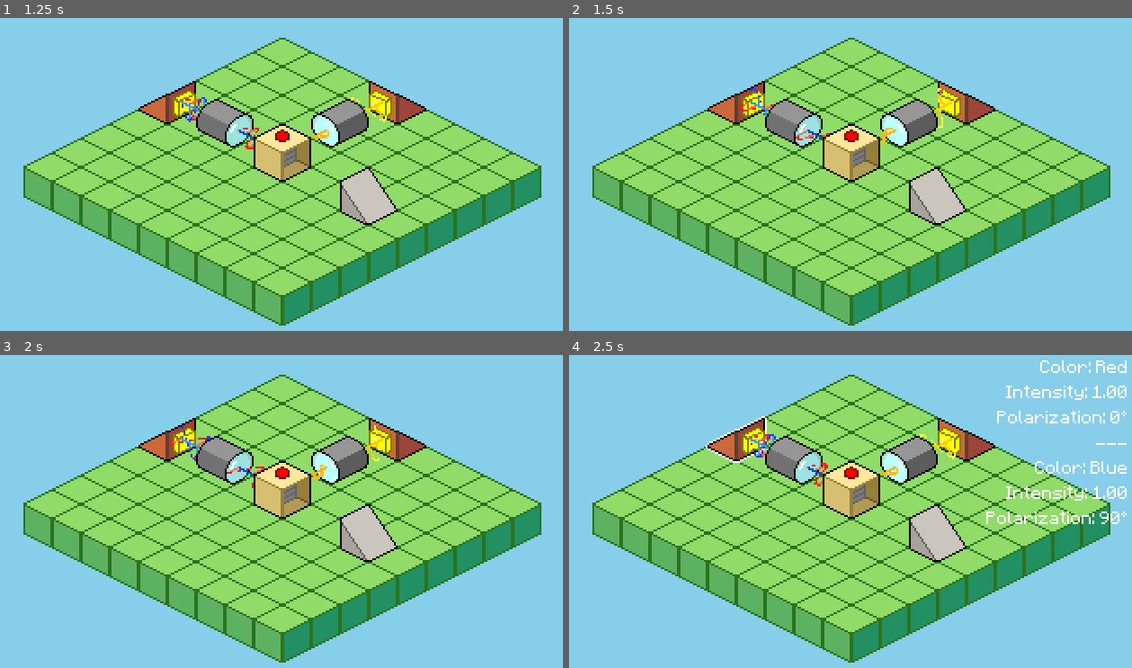
Above: before the commit, frames 1-4 (two rows, left to right).
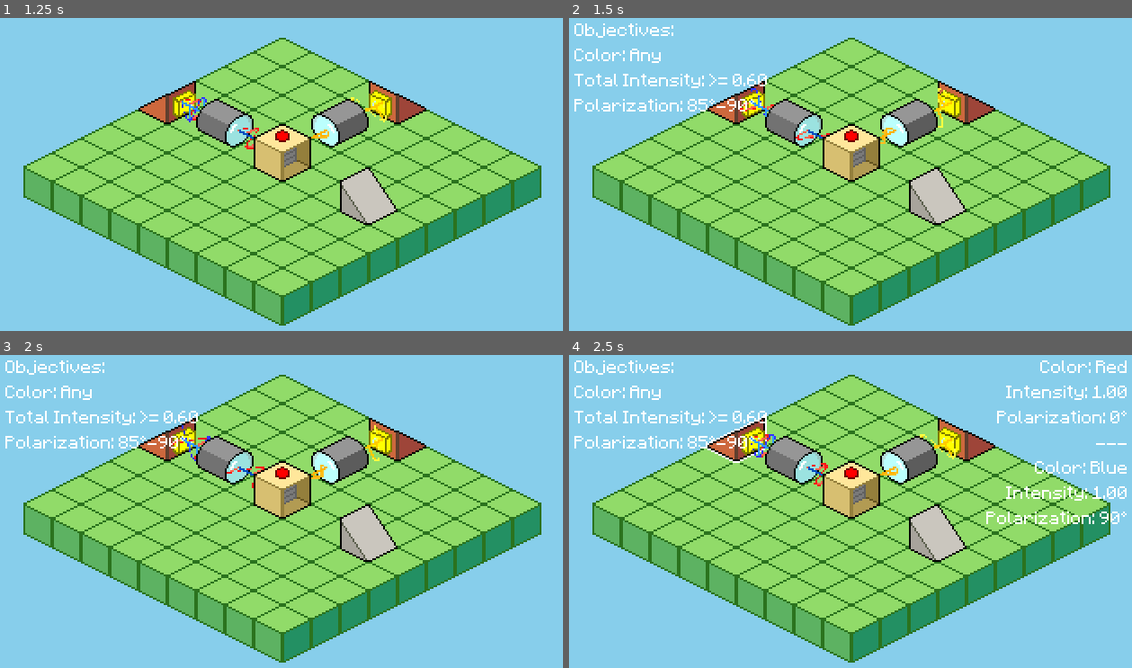
Above: after the commit, the same moments.

Repository: joshmoritty/polarization-puzzle
Game: Godot game, scene res://scenes/main_menu.tscn
The game is run twice, just before and just after one commit, with the same random seed, the same clock (stepped at 60 frames per second) and the same inputs.
Inputs (mouse positions are in pixels of both pictures, inside the frame that each line leads up to):
- Up to frame 1 (1.25 s): click "PLAY" at 0.5 s
- Up to frame 2 (1.5 s): move the mouse to (979, 155) at 1.27 s; click (979, 155) at 1.42 s
- Up to frame 3 (2 s): no input
- Up to frame 4 (2.5 s): drag from (737, 524) to (737, 433) at 2.02 s

Frame 1 is identical in both runs. In frame 2, 1.2% of the frame differs, in the area x 0-36%, y 1-30%; in frame 3, 1.2%; in frame 4, 1.2%.

Commit message:
feat: add level objectives based on sensor requirements

Diff:
--- a/assets/themes/main_menu.tres
+++ b/assets/themes/main_menu.tres
@@ -1,47 +1,8 @@
-[gd_resource type="Theme" load_steps=6 format=3 uid="uid://cc6axt01mdjls"]
+[gd_resource type="Theme" load_steps=2 format=3 uid="uid://cc6axt01mdjls"]
 
 [ext_resource type="FontFile" uid="uid://b7majbdgh2of0" path="res://assets/fonts/Minecraftia-Regular.ttf" id="1_av2uu"]
-[ext_resource type="StyleBox" uid="uid://c4rega2p7ou4o" path="res://assets/themes/button_hover.tres" id="2_hahhc"]
-[ext_resource type="StyleBox" uid="uid://c023m4bfnntd8" path="res://assets/themes/button_default.tres" id="3_e4no3"]
-
-[sub_resource type="StyleBoxFlat" id="StyleBoxFlat_kvpfn"]
-bg_color = Color(0.792157, 0.776471, 0.745098, 1)
-border_width_left = 1
-border_width_top = 1
-border_width_right = 1
-border_width_bottom = 1
-border_color = Color(0.360784, 0.376471, 0.305882, 1)
-corner_radius_top_left = 8
-corner_radius_top_right = 8
-corner_radius_bottom_right = 8
-corner_radius_bottom_left = 8
-
-[sub_resource type="StyleBoxFlat" id="StyleBoxFlat_av2uu"]
-content_margin_left = 6.0
-content_margin_top = 6.0
-content_margin_right = 6.0
-content_margin_bottom = 6.0
-bg_color = Color(0.337255, 0.752941, 0.380392, 1)
-border_width_left = 2
-border_width_top = 2
-border_width_right = 2
-border_width_bottom = 2
-border_color = Color(0.152941, 0.470588, 0.0352941, 1)
-corner_radius_top_left = 4
-corner_radius_top_right = 4
-corner_radius_bottom_right = 4
-corner_radius_bottom_left = 4
 
 [resource]
-Button/colors/font_color = Color(0.87451, 0.87451, 0, 1)
-Button/colors/font_focus_color = Color(0.94902, 0.94902, 0, 1)
-Button/colors/font_hover_color = Color(0.94902, 0.94902, 0, 1)
-Button/font_sizes/font_size = 8
-Button/fonts/font = ExtResource("1_av2uu")
-Button/styles/focus = ExtResource("2_hahhc")
-Button/styles/hover = ExtResource("2_hahhc")
-Button/styles/normal = ExtResource("3_e4no3")
-Button/styles/pressed = ExtResource("2_hahhc")
 Label/colors/font_color = Color(0.360784, 0.376471, 0.305882, 1)
 Label/constants/line_spacing = -3
 Label/font_sizes/font_size = 8
@@ -50,5 +11,3 @@
 MarginContainer/constants/margin_left = 5
 MarginContainer/constants/margin_right = 5
 MarginContainer/constants/margin_top = 5
-Panel/styles/panel = SubResource("StyleBoxFlat_kvpfn")
-PanelContainer/styles/panel = SubResource("StyleBoxFlat_av2uu")
--- /dev/null
+++ b/assets/themes/menu.tres
@@ -0,0 +1,41 @@
+[gd_resource type="Theme" load_steps=5 format=3 uid="uid://u4e86n2ats8n"]
+
+[ext_resource type="FontFile" uid="uid://b7majbdgh2of0" path="res://assets/fonts/Minecraftia-Regular.ttf" id="1_1mxgp"]
+[ext_resource type="StyleBox" uid="uid://c4rega2p7ou4o" path="res://assets/themes/button_hover.tres" id="2_d8yde"]
+[ext_resource type="StyleBox" uid="uid://c023m4bfnntd8" path="res://assets/themes/button_default.tres" id="3_8se8i"]
+
+[sub_resource type="StyleBoxFlat" id="StyleBoxFlat_av2uu"]
+content_margin_left = 6.0
+content_margin_top = 6.0
+content_margin_right = 6.0
+content_margin_bottom = 6.0
+bg_color = Color(0.337255, 0.752941, 0.380392, 1)
+border_width_left = 2
+border_width_top = 2
+border_width_right = 2
+border_width_bottom = 2
+border_color = Color(0.152941, 0.470588, 0.0352941, 1)
+corner_radius_top_left = 4
+corner_radius_top_right = 4
+corner_radius_bottom_right = 4
+corner_radius_bottom_left = 4
+
+[resource]
+Button/colors/font_color = Color(0.87451, 0.87451, 0, 1)
+Button/colors/font_focus_color = Color(0.94902, 0.94902, 0, 1)
+Button/colors/font_hover_color = Color(0.94902, 0.94902, 0, 1)
+Button/font_sizes/font_size = 8
+Button/fonts/font = ExtResource("1_1mxgp")
+Button/styles/focus = ExtResource("2_d8yde")
+Button/styles/hover = ExtResource("2_d8yde")
+Button/styles/normal = ExtResource("3_8se8i")
+Button/styles/pressed = ExtResource("2_d8yde")
+Label/colors/font_color = Color(0.0705882, 0.301961, 0.282353, 1)
+Label/constants/line_spacing = -3
+Label/font_sizes/font_size = 8
+Label/fonts/font = ExtResource("1_1mxgp")
+MarginContainer/constants/margin_bottom = 5
+MarginContainer/constants/margin_left = 5
+MarginContainer/constants/margin_right = 5
+MarginContainer/constants/margin_top = 5
+PanelContainer/styles/panel = SubResource("StyleBoxFlat_av2uu")
--- a/scenes/gui.tscn
+++ b/scenes/gui.tscn
@@ -1,7 +1,8 @@
-[gd_scene load_steps=5 format=3 uid="uid://c33juruhhvftm"]
+[gd_scene load_steps=6 format=3 uid="uid://c33juruhhvftm"]
 
 [ext_resource type="FontFile" uid="uid://b7majbdgh2of0" path="res://assets/fonts/Minecraftia-Regular.ttf" id="1_mfius"]
 [ext_resource type="Theme" uid="uid://d1av2ellnc52n" path="res://assets/themes/filter_dialog.tres" id="2_ynd5l"]
+[ext_resource type="Theme" uid="uid://u4e86n2ats8n" path="res://assets/themes/menu.tres" id="3_ynd5l"]
 
 [sub_resource type="Theme" id="Theme_mfius"]
 MarginContainer/constants/margin_bottom = 6
@@ -38,6 +39,12 @@
 label_settings = SubResource("LabelSettings_p57ef")
 horizontal_alignment = 2
 
+[node name="Objectives" type="Label" parent="MarginContainer"]
+unique_name_in_owner = true
+layout_mode = 2
+size_flags_vertical = 0
+label_settings = SubResource("LabelSettings_p57ef")
+
 [node name="FilterDialog" type="PanelContainer" parent="MarginContainer"]
 unique_name_in_owner = true
 visible = false
@@ -71,3 +78,36 @@
 layout_mode = 2
 text = "0"
 horizontal_alignment = 1
+
+[node name="FinishDialog" type="PanelContainer" parent="MarginContainer"]
+unique_name_in_owner = true
+visible = false
+layout_mode = 2
+size_flags_horizontal = 4
+size_flags_vertical = 8
+theme = ExtResource("3_ynd5l")
+
+[node name="MarginContainer" type="MarginContainer" parent="MarginContainer/FinishDialog"]
+layout_mode = 2
+
+[node name="VBox" type="VBoxContainer" parent="MarginContainer/FinishDialog/MarginContainer"]
+layout_mode = 2
+
+[node name="Title" type="Label" parent="MarginContainer/FinishDialog/MarginContainer/VBox"]
+layout_mode = 2
+text = "Level Finished"
+horizontal_alignment = 1
+
+[node name="HBox" type="HBoxContainer" parent="MarginContainer/FinishDialog/MarginContainer/VBox"]
+layout_mode = 2
+alignment = 1
+
+[node name="MainMenu" type="Button" parent="MarginContainer/FinishDialog/MarginContainer/VBox/HBox"]
+unique_name_in_owner = true
+layout_mode = 2
+text = "Main Menu"
+
+[node name="Continue" type="Button" parent="MarginContainer/FinishDialog/MarginContainer/VBox/HBox"]
+unique_name_in_owner = true
+layout_mode = 2
+text = "Next Level"
--- a/scenes/level_1.tscn
+++ b/scenes/level_1.tscn
@@ -134,6 +134,11 @@
 position = Vector2(48, 8)
 texture = ExtResource("11_d5akn")
 script = ExtResource("12_wbtxt")
+min_polar = 85
+max_polar = 90
+use_total_intensity = true
+min_total_intensity = 0.6
+req_1_min_intensity = 0.5
 
 [node name="Gate" type="Sprite2D" parent="ObjectTiles"]
 position = Vector2(0, -16)
--- a/scenes/main_menu.tscn
+++ b/scenes/main_menu.tscn
@@ -1,7 +1,8 @@
-[gd_scene load_steps=6 format=3 uid="uid://cdk1k0f0rcwuj"]
+[gd_scene load_steps=7 format=3 uid="uid://cdk1k0f0rcwuj"]
 
 [ext_resource type="Theme" uid="uid://cc6axt01mdjls" path="res://assets/themes/main_menu.tres" id="1_ekxnf"]
 [ext_resource type="FontFile" uid="uid://g2fs3sapskof" path="res://assets/fonts/ari-w9500-display.ttf" id="2_bqqt6"]
+[ext_resource type="Theme" uid="uid://u4e86n2ats8n" path="res://assets/themes/menu.tres" id="3_8ln24"]
 [ext_resource type="Script" uid="uid://oatv5n804voo" path="res://scripts/main_menu/play.gd" id="3_bqqt6"]
 [ext_resource type="Script" uid="uid://ov0h472ytv36" path="res://scripts/main_menu/exit.gd" id="4_wu84c"]
 
@@ -35,6 +36,7 @@
 
 [node name="PanelContainer" type="PanelContainer" parent="CenterContainer/VBoxContainer"]
 layout_mode = 2
+theme = ExtResource("3_8ln24")
 
 [node name="MarginContainer" type="MarginContainer" parent="CenterContainer/VBoxContainer/PanelContainer"]
 layout_mode = 2
--- a/scripts/game/controller.gd
+++ b/scripts/game/controller.gd
@@ -11,9 +11,13 @@
 @onready var view: SubViewport = %"SubViewport"
 @onready var gui: CanvasLayer = %"GUI"
 @onready var label: Label = gui.get_node("MarginContainer/HoverReadout")
+@onready var objectives_label: Label = gui.get_node("MarginContainer/Objectives")
 @onready var filter_dialog: Control = gui.get_node("MarginContainer/FilterDialog")
 @onready var fd_slider: HSlider = filter_dialog.get_node("MarginContainer/VBox/Slider") as HSlider
 @onready var fd_value: Label = filter_dialog.get_node("MarginContainer/VBox/Value") as Label
+@onready var finish_dialog: PanelContainer = gui.get_node("MarginContainer/FinishDialog")
+@onready var finish_continue: Button = finish_dialog.get_node("MarginContainer/VBox/HBox/Continue")
+@onready var finish_main_menu: Button = finish_dialog.get_node("MarginContainer/VBox/HBox/MainMenu")
 
 func _ready():
 	for i in range(25):
@@ -23,6 +27,12 @@
 		var obj = objs[pos]
 		if obj is Source:
 			obj.build_beams()
+
+	# Connect finish dialog buttons once
+	if finish_continue and not finish_continue.pressed.is_connected(_on_finish_continue):
+		finish_continue.pressed.connect(_on_finish_continue)
+	if finish_main_menu and not finish_main_menu.pressed.is_connected(_on_finish_main_menu):
+		finish_main_menu.pressed.connect(_on_finish_main_menu)
 
 func _unhandled_input(event: InputEvent) -> void:
 	# When dialog open, suppress hover readout and allow outside-click close
@@ -118,6 +128,9 @@
 				to_outline.material = mat2
 				_hovered_sprites.append(to_outline)
 
+	# After input handling, update objectives each motion event for responsiveness
+	_update_objectives()
+
 	# Open/retarget filter dialog on left click
 	if event is InputEventMouseButton and event.button_index == MOUSE_BUTTON_LEFT and event.pressed:
 		var space_state := get_world_2d().direct_space_state
@@ -190,3 +203,41 @@
 	var tilepos = tilemap.local_to_map(obj.position)
 	objs.set(tilepos, obj)
 	return tilepos
+
+func _update_objectives():
+	if not objectives_label:
+		return
+	var all_reqs: Array[String] = []
+	var all_met := true
+	# Build objectives text from all Sensor requirements
+	for pos in objs:
+		var obj = objs[pos]
+		if obj is Sensor:
+			var sensor := obj as Sensor
+			var reqs := sensor.get_requirements()
+			for r in reqs:
+				all_reqs.append(r.format_summary())
+				var met := r.is_successful(sensor.beams_in)
+				if not met:
+					all_met = false
+	var text := ""
+	if all_reqs.size() > 0:
+		text = "Objectives:\n" + ("\n---\n".join(all_reqs))
+	objectives_label.text = text
+	if all_met and all_reqs.size() > 0:
+		_show_finish_dialog()
+
+func _show_finish_dialog():
+	if finish_dialog and not finish_dialog.visible:
+		finish_dialog.visible = true
+
+func _on_finish_continue():
+	# Placeholder: hook into your level loading system
+	# For now, just hide the dialog
+	if finish_dialog:
+		finish_dialog.visible = false
+
+func _on_finish_main_menu():
+	if finish_dialog:
+		finish_dialog.visible = false
+		get_tree().change_scene_to_file("res://scenes/main_menu.tscn")
--- a/scripts/game/requirement.gd
+++ b/scripts/game/requirement.gd
@@ -1,7 +1,7 @@
 class_name Requirement
 
 var dir: LightData.Dir
-var color: LightColor.LightColorEnum
+var color
 var min_intensity: float
 var min_polar: int
 var max_polar: int
@@ -23,15 +23,20 @@
 	use_total_intensity = p_use_total_intensity
 
 func is_successful(beams: Array[Beam]) -> bool:
-	var total_intensity = 0
+	var total_intensity: float = 0.0
 	for beam in beams:
-		if (beam.data.dir == dir
-			and beam.data.color == color
-			and beam.data.polar >= min_polar
-			and beam.data.polar <= max_polar):
-			if use_total_intensity:
-				total_intensity += beam.data.intensity
-			elif beam.data.intensity >= min_intensity:
+		var d := beam.data
+		if d.dir != dir:
+			continue
+		if d.polar < min_polar or d.polar > max_polar:
+			continue
+		if color != null and d.color != color:
+			continue
+
+		if use_total_intensity:
+			total_intensity += d.intensity
+		else:
+			if d.intensity >= min_intensity:
 				return true
 	if use_total_intensity:
 		return total_intensity >= min_intensity
@@ -39,9 +44,10 @@
 
 func format_summary() -> String:
 	var lines: Array[String] = []
-	lines.append("Direction: %s" % LightData.dir_to_string(dir))
-	lines.append("Color: %s" % LightColor.enum_to_string(color))
+	var color_str: String = "Any" if color == null else LightColor.enum_to_string(color)
+	lines.append("Color: %s" % color_str)
 	var intensity_label = "Total Intensity" if use_total_intensity else "Intensity"
-	lines.append("%s: >= %.2f" % [intensity_label, min_intensity])
+	if min_intensity > 0.0001:
+		lines.append("%s: >= %.2f" % [intensity_label, min_intensity])
 	lines.append("Polarization: %d°-%d°" % [min_polar, max_polar])
 	return "\n".join(lines)
--- a/scripts/game/sensor.gd
+++ b/scripts/game/sensor.gd
@@ -4,8 +4,45 @@
 @export var dir: LightData.Dir
 @onready var label: Label = %"GUI".get_node("MarginContainer/SensorReadout")
 
+@export var min_polar: int
+@export var max_polar: int
+@export var use_total_intensity: bool
+@export var min_total_intensity: float
+
+@export_group("Requirement 1")
+@export var req_1_color: LightColor.LightColorEnum
+@export var req_1_min_intensity: float
+
+@export_group("Requirement 2")
+@export var req_2_used: bool
+@export var req_2_color: LightColor.LightColorEnum
+@export var req_2_min_intensity: float
+
+@export_group("Requirement 3")
+@export var req_3_used: bool
+@export var req_3_color: LightColor.LightColorEnum
+@export var req_3_min_intensity: float
+
 func _process_light():
 	return []
+
+func get_requirements() -> Array[Requirement]:
+	var reqs: Array[Requirement] = []
+	if use_total_intensity:
+		# Single aggregated requirement with color = null, min intensity = min_total_intensity
+		var r_total = Requirement.new(dir, null, min_total_intensity, min_polar, max_polar, true)
+		reqs.append(r_total)
+		return reqs
+	# Otherwise, build per-color requirements with individual min intensities
+	var r1 = Requirement.new(dir, req_1_color, req_1_min_intensity, min_polar, max_polar, false)
+	reqs.append(r1)
+	if req_2_used:
+		var r2 = Requirement.new(dir, req_2_color, req_2_min_intensity, min_polar, max_polar, false)
+		reqs.append(r2)
+	if req_3_used:
+		var r3 = Requirement.new(dir, req_3_color, req_3_min_intensity, min_polar, max_polar, false)
+		reqs.append(r3)
+	return reqs
 
 func get_hover_info() -> String:
 	if beams_in.size() == 0:
